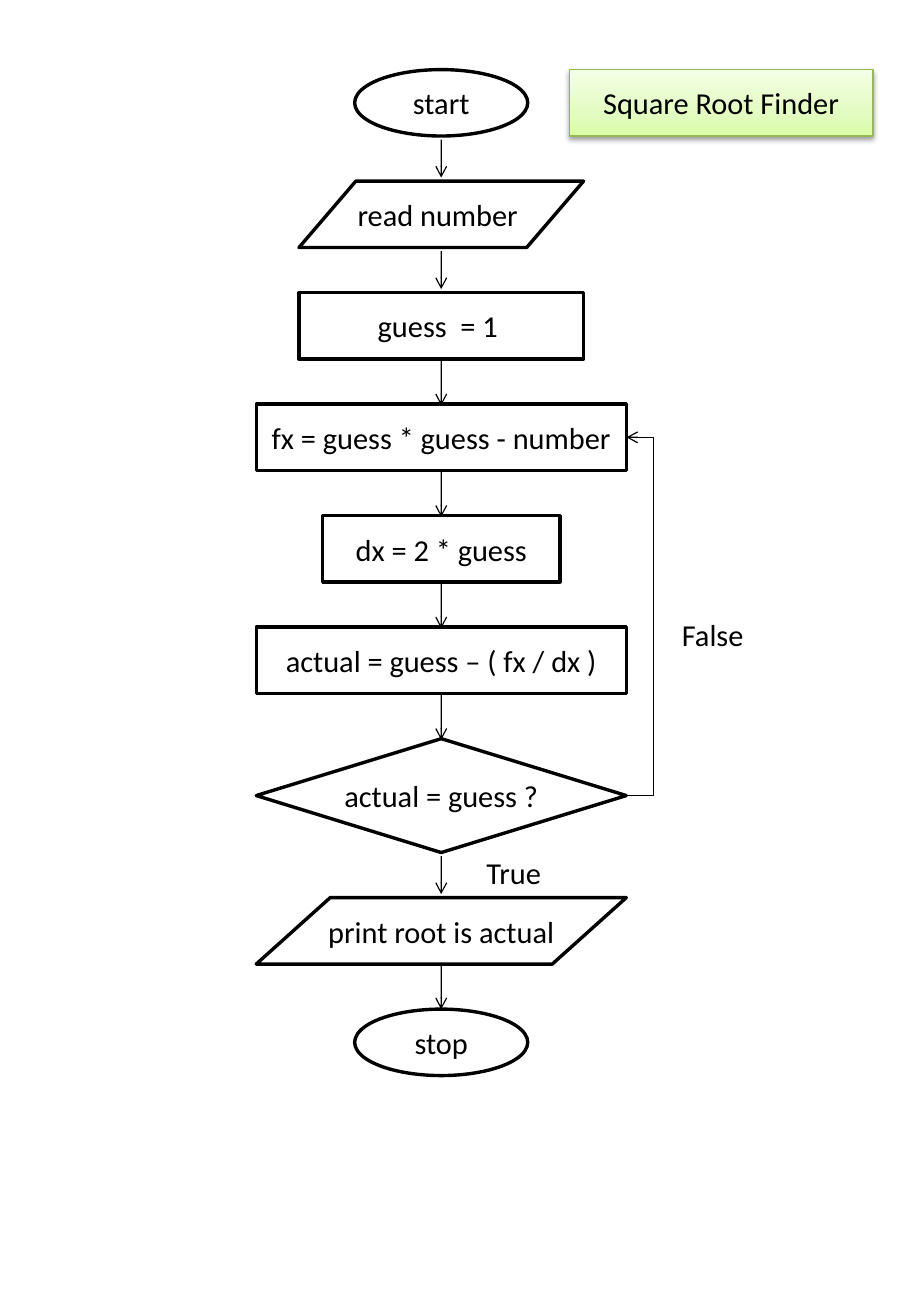
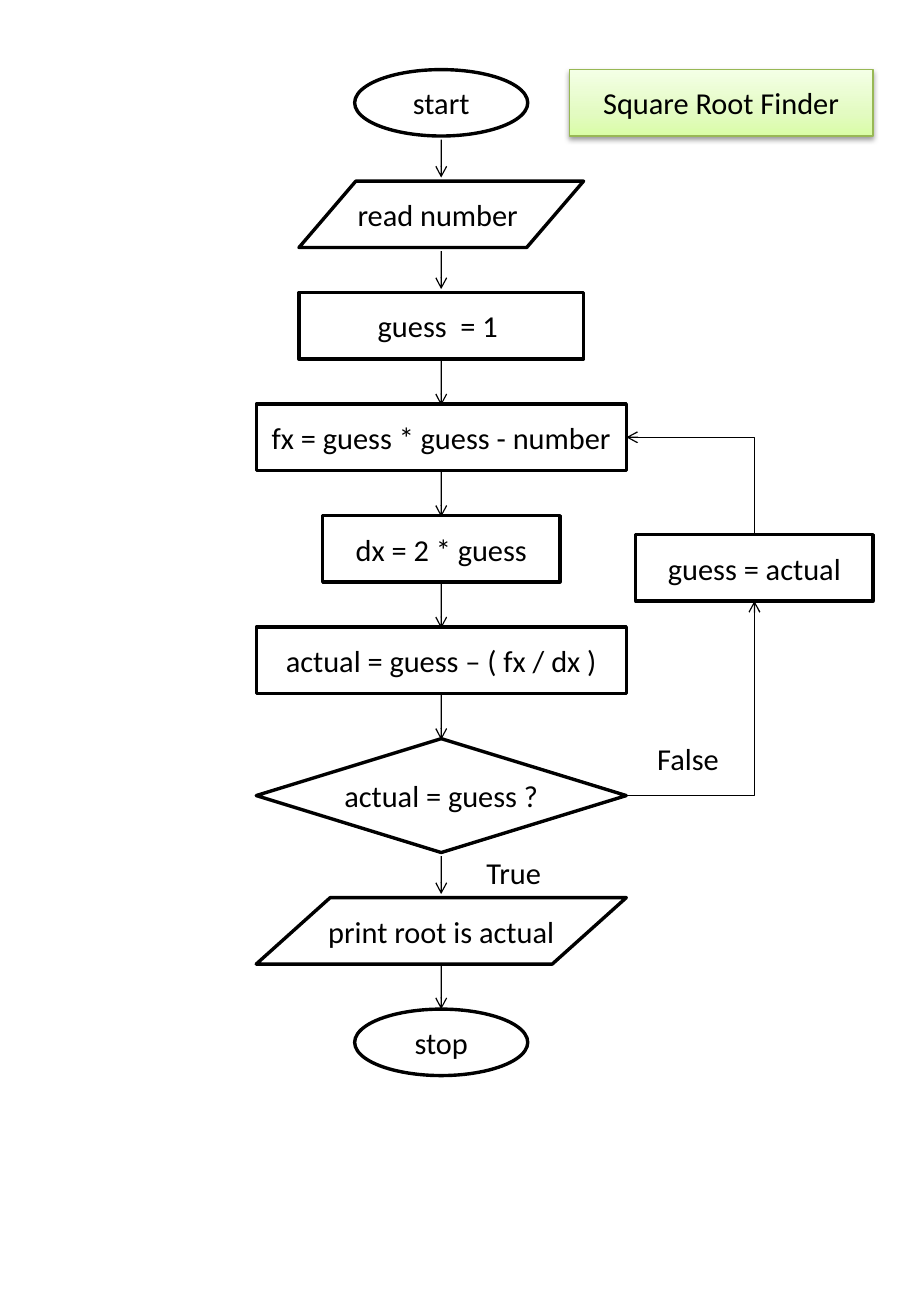
Before and after one commit to rajasekaran36/GE8151-Problem-Solving-and-Python-Programming, a slide deck: slide 5 of Slides/Unit 1/GE8151-U1-5.1-Flow-Charts.pptx. Drawn at 911x1316 pixels with LibreOffice and Linux fonts; fonts in the diff are those of the drawing. Boxes give left, top, right and bottom in pixels: in the first picture for what was removed or moved away, otherwise in the second. Text is boxed around its words. In the diff, an @@ line names an element or a change of style, - is before the commit and + after.

```diff
--- a/Slides/Unit 1/GE8151-U1-5.1-Flow-Charts.pptx
+++ b/Slides/Unit 1/GE8151-U1-5.1-Flow-Charts.pptx
@@ elbow arrow added from (754, 534) to (627, 437), #000000 0.75 pt @@
@@ rectangle added at (635,534,872,601), fill #FFFFFF, outline #000000 2 pt, 18 pt, text #000000 @@
+guess = actual
@@ elbow arrow moved from (627, 796) - (627, 437) to (627, 796) - (754, 601) @@
@@ text "False": place and size @@
-text "False" at (682,625,744,647)
+text "False" at (657,749,719,771)
```
Also in this commit, not shown: 1 other file.
